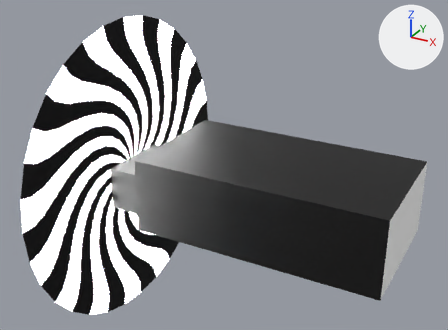
The glTF model assets/Model.glb: old version first, new version second.
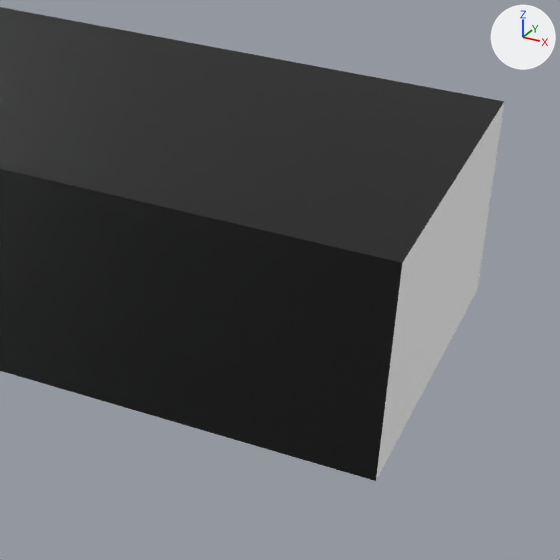
Old and new are each drawn whole from a 50 mm camera at (8.75, -8.7, 5.36) aimed at (4.0, -0.06, 1.04) and again close up on the part from 54% to 100% of the width and 38% to 100% of the height. Every picture has the same lights, and +X, +Y and +Z are marked at upper right. The last two pictures show the newer version. Where no turn or scale is listed for an object, it has been applied to the vertices. Vertices at exactly the same position are counted once.
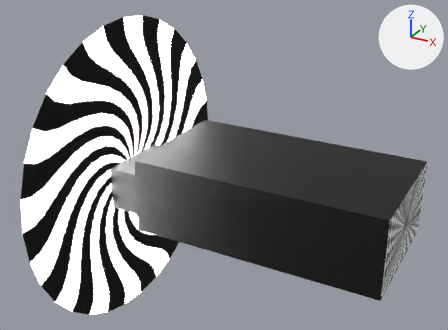
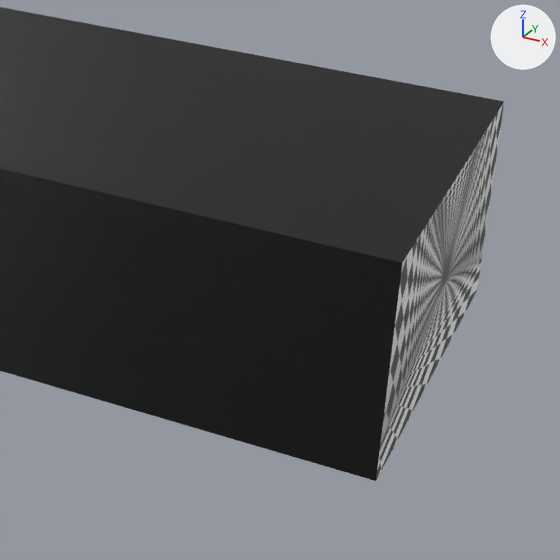
Pixel boxes (x1, y1, x2, y2) of what changed, in the close-ups (560 x 560 px):
part 1 of me_cube_001, recoloured (white to grey)
    both: (376, 103, 504, 480)

The change in detail:
Picture 'infinite-tunnel-black-white-checkered-pattern-spiral-effect-d-space-explore-created-striking-mesmerizing-374843067' (img_infinite_tunnel_black_white_checkered_pattern_spiral_effect_d_space_explore_created_striking_mesmerizing_374843067) is new.
Material 'infinite-tunnel-black-white-checkered-pattern-spiral-effect-d-space-explore-created-striking-mesmerizing-374843067' (mat_infinite_tunnel_black_white_checkered_pattern_spiral_effect_d_space_explore_created_striking_mesmerizing_374843067) is new.
Its texture is img_infinite_tunnel_black_white_checkered_pattern_spiral_effect_d_space_explore_created_striking_mesmerizing_374843067 (with its transparency).
me_cube_001 has 168 vertices, 328 faces and spans x -2.45..2.71, y -1.15..1.15, z -0.65..0.65.
me_cube_001 is used by ob_cube; location (4.449, -0.008, 0.657).
me_cube_001 part 1: all 18 faces that had it switch from mat_download (white #ffffff) to mat_infinite_tunnel_black_white_checkered_pattern_spiral_effect_d_space_explore_created_striking_mesmerizing_374843067 (picture img_infinite_tunnel_black_white_checkered_pattern_spiral_effect_d_space_explore_created_striking_mesmerizing_374843067).
